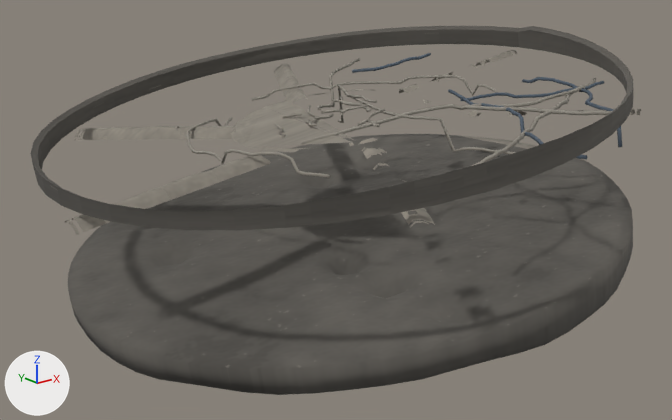
The FBX model ArtSource/Unit07FaultKit/Export/UNIT07_FK_IntakeClog.fbx, before and after one commit.
Rendered twice from a camera (50 mm lens) standing at (0.3031, -0.0939, 0.5667) and looking at (0.3697, -0.0108, 0.5334). Arrows for +X, +Y and +Z are at lower left; the lights stay in place. The picture after the commit comes second. Where no turn or scale is listed for an object, it has been applied to the vertices.

Before the edit, the objects in view are built like this:
```python
ob_unit07_fk_intakeclog_l_dustmat = bpy.data.objects.new('UNIT07_FK_IntakeClog_L_DustMat', me_unit07_fk_intakeclog_l_dustmat)
ob_unit07_fk_intakeclog_l_dustmat.location = (0.37167, -0.00986, 0.53238)
ob_unit07_fk_intakeclog_l_fibers = bpy.data.objects.new('UNIT07_FK_IntakeClog_L_Fibers', me_unit07_fk_intakeclog_l_fibers)
ob_unit07_fk_intakeclog_l_fibers.location = (0.37167, -0.00986, 0.53238)
ob_unit07_fk_intakeclog_l_guarddust = bpy.data.objects.new('UNIT07_FK_IntakeClog_L_GuardDust', me_unit07_fk_intakeclog_l_guarddust)
ob_unit07_fk_intakeclog_l_guarddust.location = (0.37167, -0.00986, 0.53238)
ob_unit07_fk_intakeclog_l_rimdust = bpy.data.objects.new('UNIT07_FK_IntakeClog_L_RimDust', me_unit07_fk_intakeclog_l_rimdust)
ob_unit07_fk_intakeclog_l_rimdust.location = (0.37167, -0.00986, 0.53238)
```
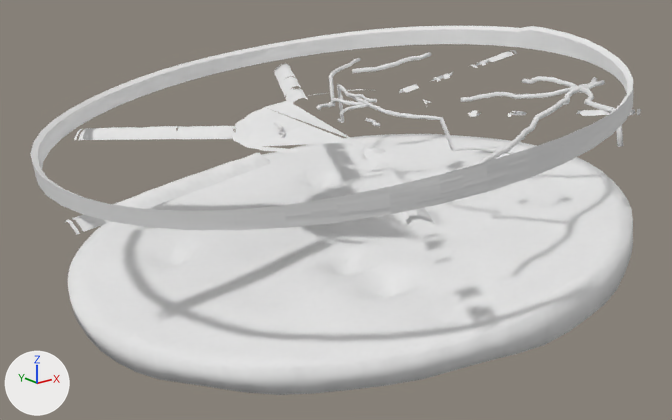
Changed parts and their boxes (x1, y1, x2, y2) in the pictures (672 x 420 px):
'UNIT07_FK_IntakeClog_L_DustMat', surface changed (grey to white): (68, 134, 633, 395) in both
'UNIT07_FK_IntakeClog_L_RimDust', surface changed (lighter): (30, 26, 633, 230) in both
'UNIT07_FK_IntakeClog_L_GuardDust', surface changed: (65, 50, 641, 235) in both
'UNIT07_FK_IntakeClog_L_Fibers', surface changed: (274, 53, 622, 166) in both

Diff of the bpy script that builds the scene:
```diff
--- a/ArtSource/Unit07FaultKit/Export/UNIT07_FK_IntakeClog.fbx.py
+++ b/ArtSource/Unit07FaultKit/Export/UNIT07_FK_IntakeClog.fbx.py
@@ mat_m_fk_intakeclog @@
 n0 = _N.new('ShaderNodeBsdfPrincipled'); n0.name = 'Principled BSDF'
 n2 = _N.new('ShaderNodeTexImage'); n2.name = 'Image Texture'
-n2.image = img_t_fk_intakeclog_basecolor_png
-n3 = _N.new('ShaderNodeTexImage'); n3.name = 'Image Texture.001'
-n3.image = img_t_fk_intakeclog_normal_png
+n2.image = img_t_fk_intakeclog_normal_png
 n4 = _N.new('ShaderNodeNormalMap'); n4.name = 'Normal Map'
-_L.new(n2.outputs[0], n0.inputs[0])  # 'Color' to 'Base Color'
-_L.new(n3.outputs[0], n4.inputs[1])  # 'Color' to 'Color'
 _L.new(n4.outputs[0], n0.inputs[5])  # 'Normal' to 'Normal'
 _L.new(n0.outputs[0], n1.inputs[0])  # 'BSDF' to 'Surface'
+_L.new(n2.outputs[0], n4.inputs[1])  # 'Color' to 'Color'
```
